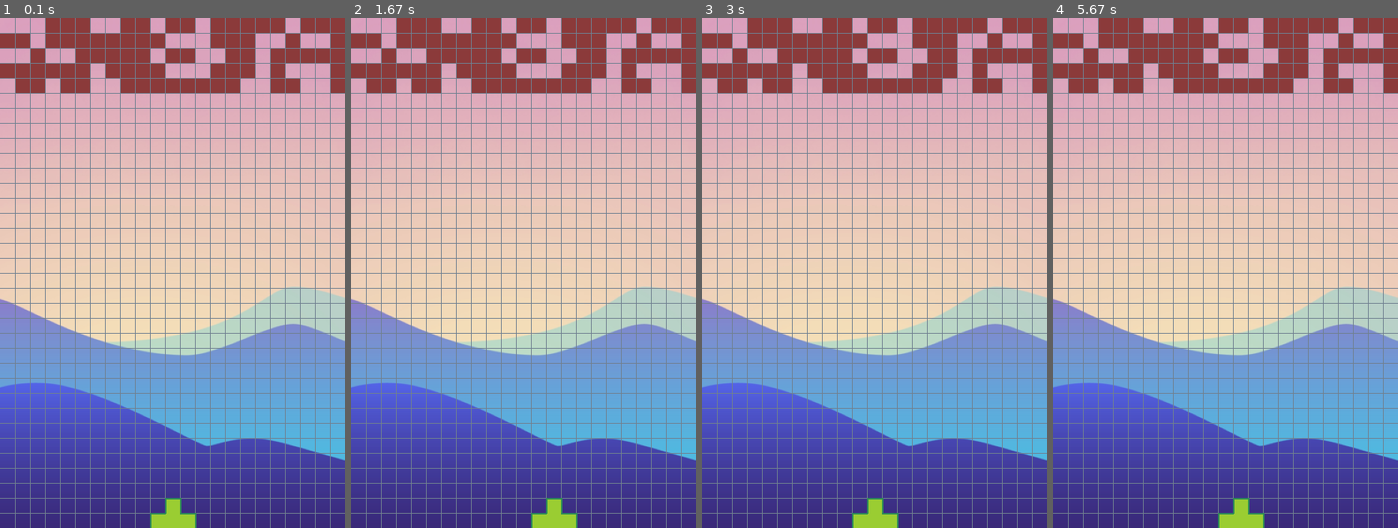
Above: before the commit, frames 1-4 (left to right).
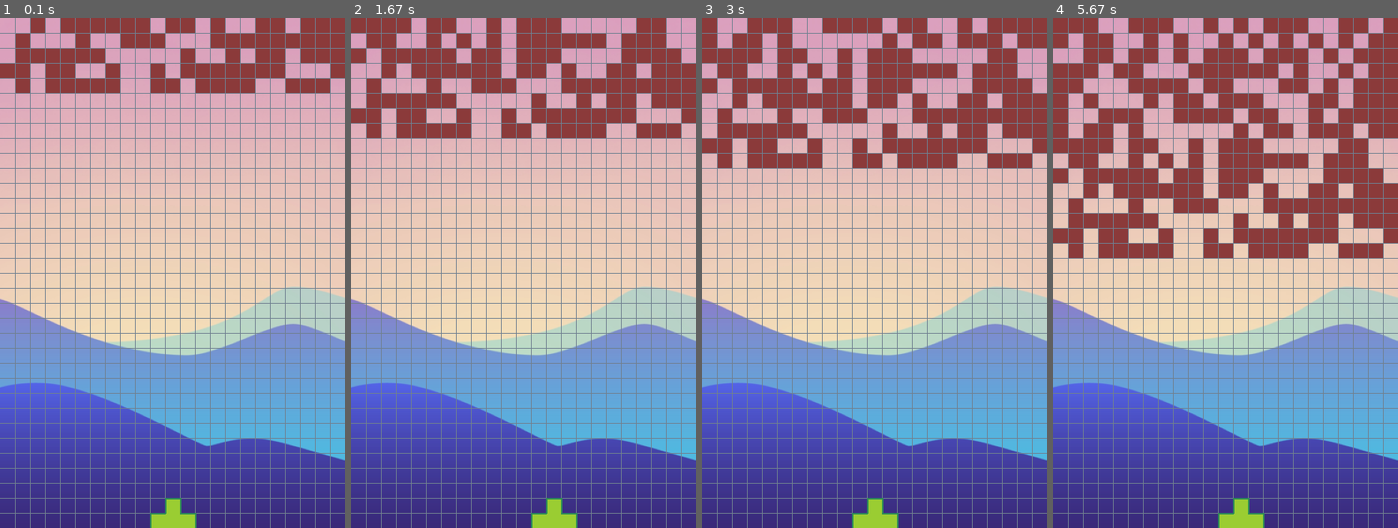
Above: after the commit, the same moments.

Repository: infProgram/inf371_spring2022-Pieces-Ho
Game: pygame game, started from peronalProject/bubbleDefense.py
Two runs of this game, one before a commit and one after it. Both use one fixed random seed, a clock stepped at 60 frames per second and the inputs below.
Inputs:
- Up to frame 1 (0.1 s): no input
- Up to frame 2 (1.67 s): hold D 0.33-0.8 s; hold W 0.83-1.13 s; hold D 1.17-1.63 s
- Up to frame 3 (3 s): hold A 1.67-2.2 s; hold A 2.23-2.63 s
- Up to frame 4 (5.67 s): hold D 3.07-3.7 s; hold A 3.73-4.2 s; hold D 4.23-4.7 s; hold D 5.07-5.53 s; hold A from 5.57 s (still down)

The runs differ from the first frame. In frame 1, 5.1% of the frame differs, in the area x 0-100%, y 0-15%; in frame 2, 12%; in frame 3, 14%; in frame 4, 24%, in the area x 0-100%, y 0-48%.

Commit message:
Yes! Make the wall and move and die

Diff:
--- a/peronalProject/bubbleDefense.py
+++ b/peronalProject/bubbleDefense.py
@@ -62,19 +62,20 @@
 class wall():
     def __init__(self) -> None:
         self.wallColour = (139,58,58)
-        self.posx = [random.sample(range(0,460,20),15),random.sample(range(0,460,20),15),random.sample(range(0,460,20),15),random.sample(range(0,460,20),15),random.sample(range(0,460,20),15)]
-        self.lines = len(self.posx)
-        print(self.lines)
+        self.posx = [random.sample(range(0,460,20),15),random.sample(range(0,460,20),random.randint(12, 15)),random.sample(range(0,460,20),13),random.sample(range(0,460,20),14),random.sample(range(0,460,20),15)]
+
+    def draw(self):     # 23 grids each line, and 34 lines, 34-2 = 32
+        for i in range(0,len(self.posx)):
+            for j in self.posx[i]:
+                self.walls = pygame.draw.rect(screen,self.wallColour,[j,i*20,20,20],0)
+        if len(self.posx) >=  32:
+            print("Game over!")
+            sys.exit()
 
 
-    def draw(self):     # 13 grids each line
-        for i in range(0,self.lines):
-            print("i: ",i)
-            for j in self.posx[i]:
-                self.walls = pygame.draw.rect(screen,self.wallColour,[j,i*20,20,20],0)
-
     def move(self):
-        pass
+        self.posx.insert(0,random.sample(range(0,460,20),random.randint(12, 15)))
+        print("moving: ", len(self.posx))
     def clear(self):
         pass
 
@@ -86,6 +87,9 @@
 mylancher = launcher()
 mywall = wall()
 smallWhile = 0
+
+
+
 
 isRunning = True
 while isRunning:
@@ -101,11 +105,14 @@
         if keyPressed[pygame.K_d]: mylancher.move('D')
   screen.blit(backgroundPic,(0,0))
 
-#   if smallWhile == 100:  # make a smaller while
-#       mywall.draw()
-#       pygame.draw.circle(screen, (0,0,0), [250, 200], 40, width=0)
-#       smallWhile = 0
-#   smallWhile = smallWhile+1
+  if smallWhile > 50 and smallWhile < 52:  # make a smaller while
+      mywall.move()
+      pygame.draw.circle(screen, (0,0,0), [250, 200], 40, width=0)
+
+      smallWhile = smallWhile+1
+  if smallWhile >= 52:
+      smallWhile = 0
+  smallWhile = smallWhile+1
 #   print("SmW: " , smallWhile)
 
 
@@ -114,7 +121,7 @@
   for i in range(20,441,20): pygame.draw.line(screen,(112,128,144),[i,0],[i,680],1) # Draw xy lines
   for i in range(20,681,20): pygame.draw.line(screen,(112,128,144),[0,i],[460,i],1)
 
-  mylancher.draw()  # lancher without xy lines
+  mylancher.draw()  # draw lancher without xy lines
   #   if  mylancher.bullety >0:
   #      mylancher.bulletFly()
 
